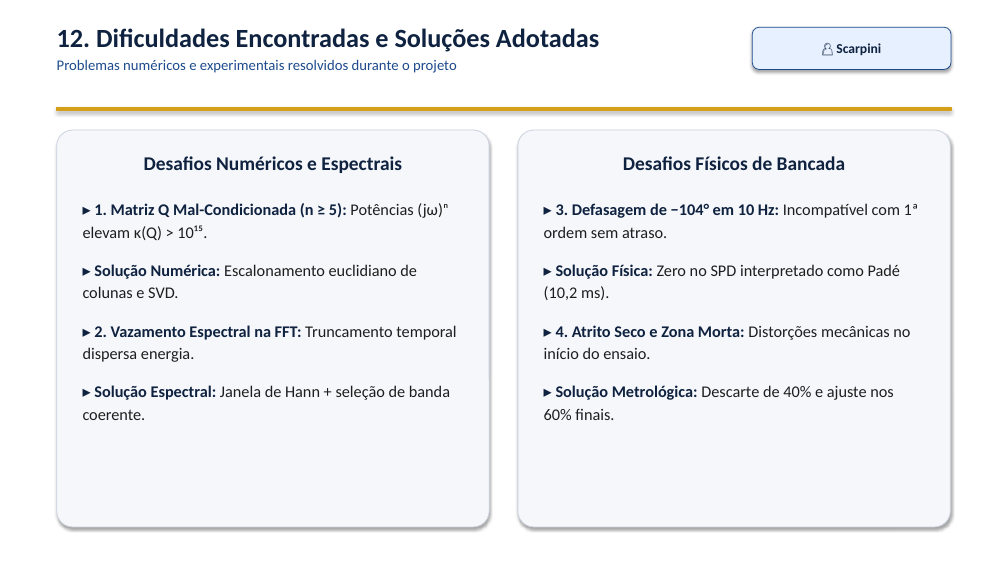
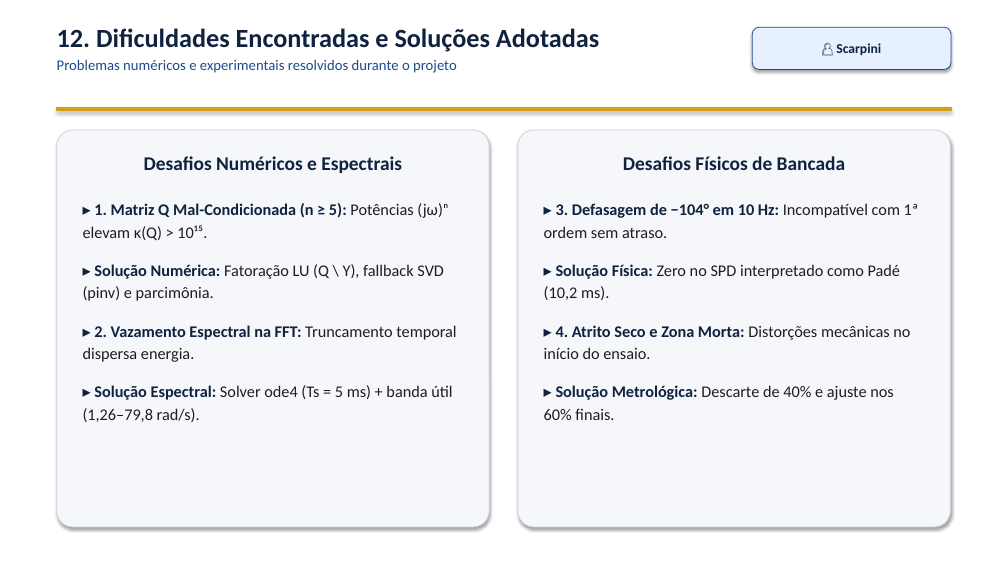
Before and after one commit to VPariz/masd-identificacao-n2cacgo, a slide deck: slide 13 of apresentacao/apresentacao_MASD_N2CACGO_IME.pptx. Drawn at 1008x567 pixels with LibreOffice and Linux fonts; fonts in the diff are those of the drawing. Boxes give left, top, right and bottom in pixels: in the first picture for what was removed or moved away, otherwise in the second. Text is boxed around its words. In the diff, an @@ line names an element or a change of style, - is before the commit and + after.

```diff
--- a/apresentacao/apresentacao_MASD_N2CACGO_IME.pptx
+++ b/apresentacao/apresentacao_MASD_N2CACGO_IME.pptx
@@ text in rounded rectangle at <box>83,264,444,301</box>: text changed @@
-▸ Solução Numérica: Escalonamento euclidiano de colunas e SVD.
+▸ Solução Numérica: Fatoração LU (Q \ Y), fallback SVD (pinv) e parcimônia.
@@ text in rounded rectangle at <box>83,385,452,422</box>: text changed @@
-▸ Solução Espectral: Janela de Hann + seleção de banda coerente.
+▸ Solução Espectral: Solver ode4 (Ts = 5 ms) + banda útil (1,26–79,8 rad/s).
```
Also in this commit, not shown: 2 other slides changed, 7 other files.
